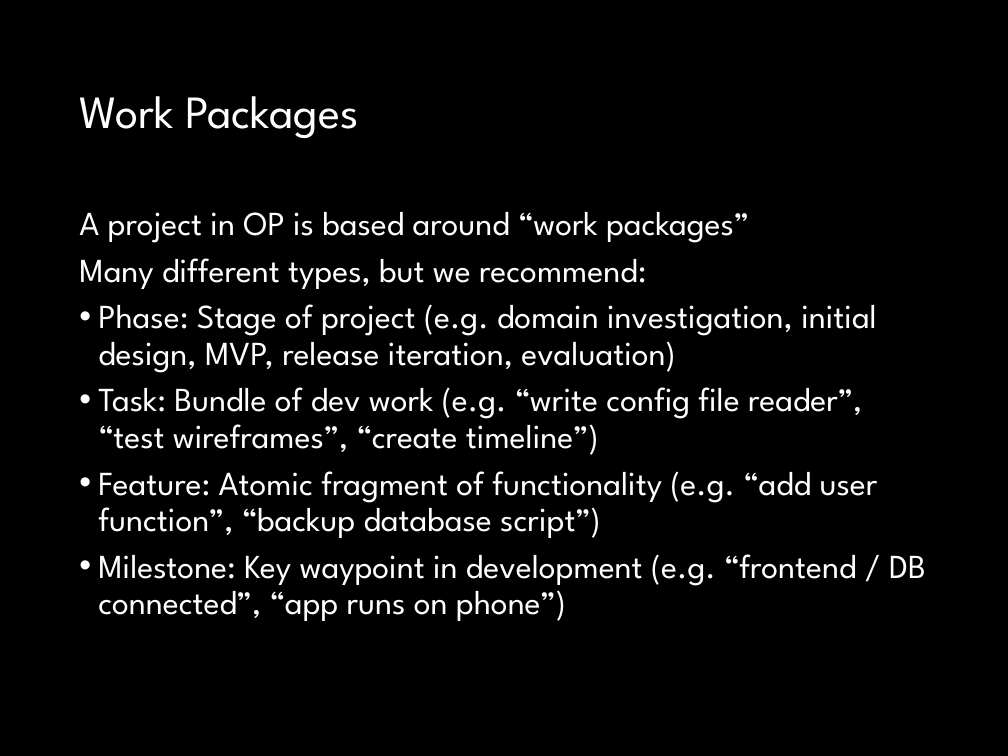
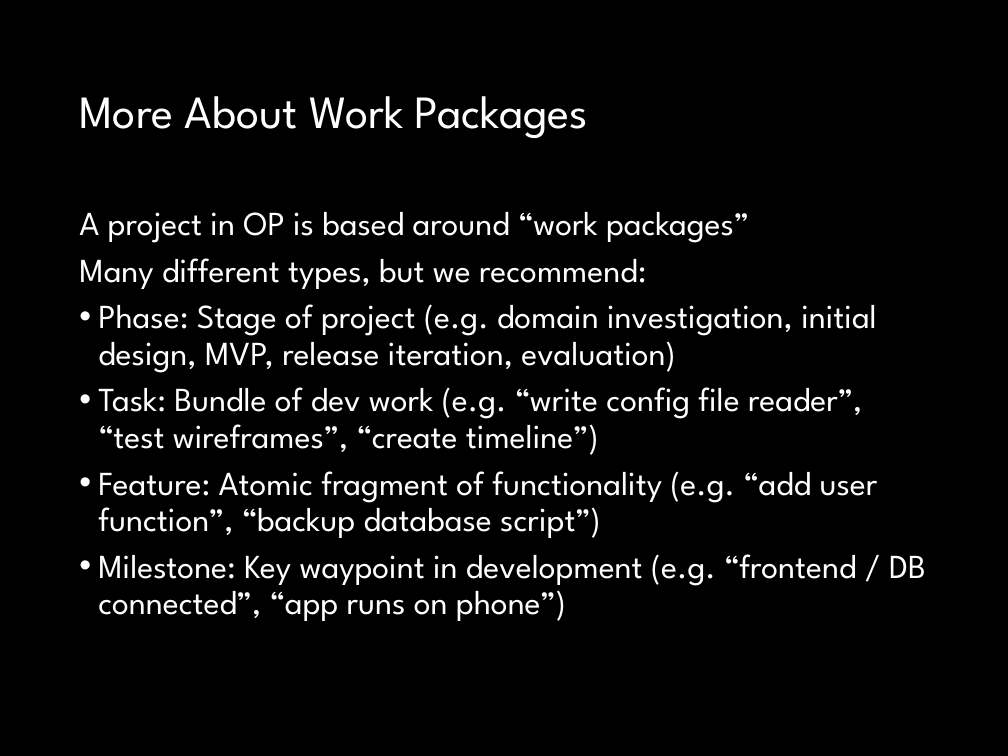
Before and after one commit to fossabot/SPE2018, a slide deck: slide 6 of Lecture Slides/02 Open Project.pptx. Drawn at 1008x756 pixels with LibreOffice and Linux fonts; fonts in the diff are those of the drawing. Boxes give left, top, right and bottom in pixels: in the first picture for what was removed or moved away, otherwise in the second. Text is boxed around its words. In the diff, an @@ line names an element or a change of style, - is before the commit and + after.

```diff
--- a/Lecture Slides/02 Open Project.pptx
+++ b/Lecture Slides/02 Open Project.pptx
@@ title at box(79, 96, 588, 138): text changed @@
-Work Packages
+More About Work Packages
```
Also in this commit, not shown: 7 other slides changed.
